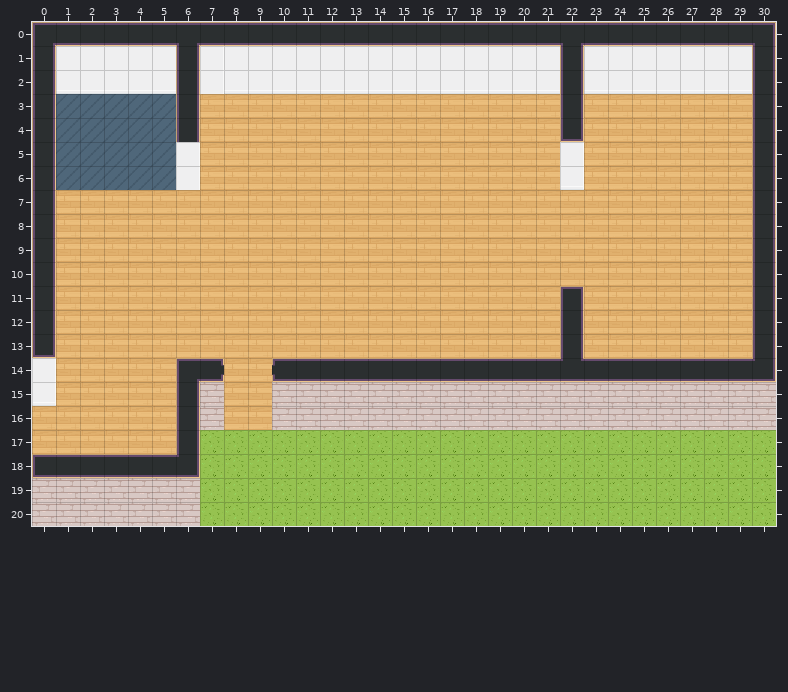
Tiled map (JSON) -- SolutionOffice.tmj. The picture above was drawn from the file before the commit.
Cells are 32x32 px. Shown: x 0..30, y 0..20.
And afterwards:
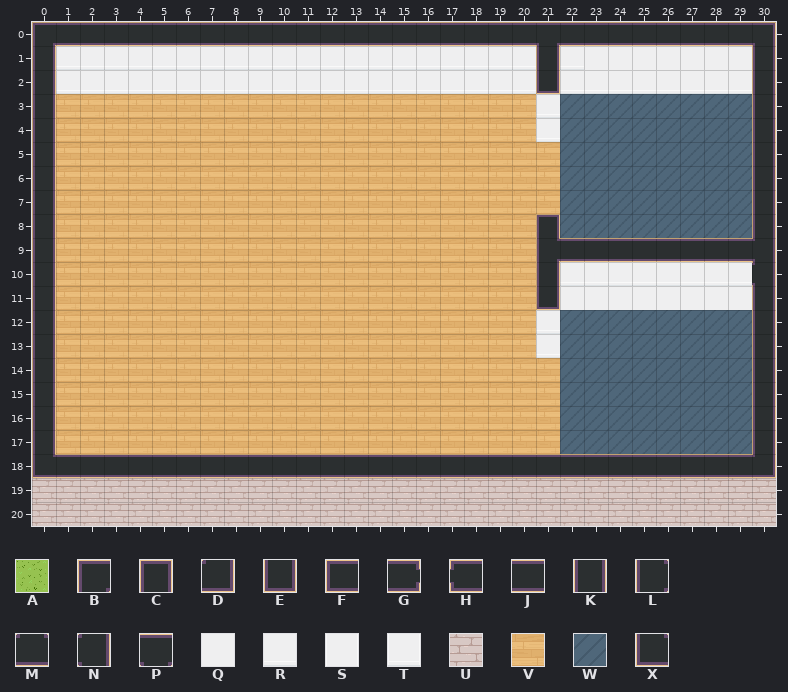
Key: from "WA_Exterior": A 628; from "WA_Room_Builder": B 28, C 31, D 54, E 56, F 58, G 63, H 65, J 95, K 102, L 108, M 110, N 158, P 160, Q 203, R 228, S 280, T 305, U 310, V 350, W 360, X 368.
_ is an empty cell, # one hidden under a higher layer.
Tiles replaced or removed in this view: A, B, C, D, E, F, G, H, J, K, M, P, Q, R, S, T, U, V, W.
Edits made:
Changed rows in their new state; . is an unchanged cell.
Layer "floor/floor1":
first column x 1:
 3 VVVVVV...............WWWWWWWW
 4 VVVVVV...............WWWWWWWW
 5 VVVVVV...............WWWWWWWW
 6 VVVVVV...............WWWWWWWW
 7 .....................WWWWWWWW
 8 ....................#WWWWWWWW
 9 ....................#########
10 ....................#########
11 ......................#######
12 .....................WWWWWWWW
13 .....................WWWWWWWW
14 .....................WWWWWWWW
15 .....................WWWWWWWW
16 .....................WWWWWWWW
17 ......VVVVVVVVVVVVVV.WWWWWWWW
Layer "walls/walls1":
first column x 0:
 0 ......J..............PJ........
 1 ......R..............KR........
 2 ......R..............ER........
 3 ......_..............R_........
 4 ......_..............R_........
 5 ......_..............._........
 6 ......_..............._........
 8 .....................C.........
 9 .....................LJJJJJJJJN
10 .....................KRRRRRRRRN
11 .....................EQQQQQQQQ.
12 .....................R_........
13 K....................R_........
14 K.....__..____________________K
15 K.....__..____________________K
16 K.....__..____________________K
17 K....._..............V........K
18 X.....JJJJJJJJJJJJJJJJJJJJJJJJD
19 .......UUUUUUUUUUUUUUUUUUUUUUUU
20 .......UUUUUUUUUUUUUUUUUUUUUUUU
Changed places in both pictures, as pixel boxes (x1, y1, x2, y2):
changed: (56, 43, 776, 526)
changed: (32, 355, 56, 457)
